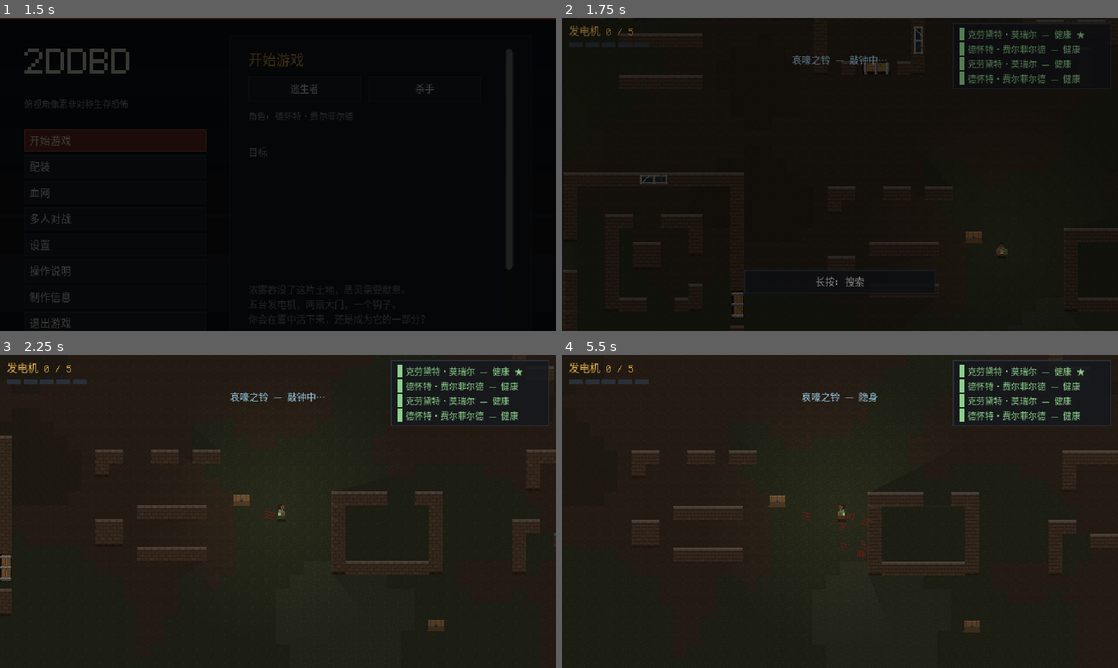
Above: before the commit, frames 1-4 (two rows, left to right).
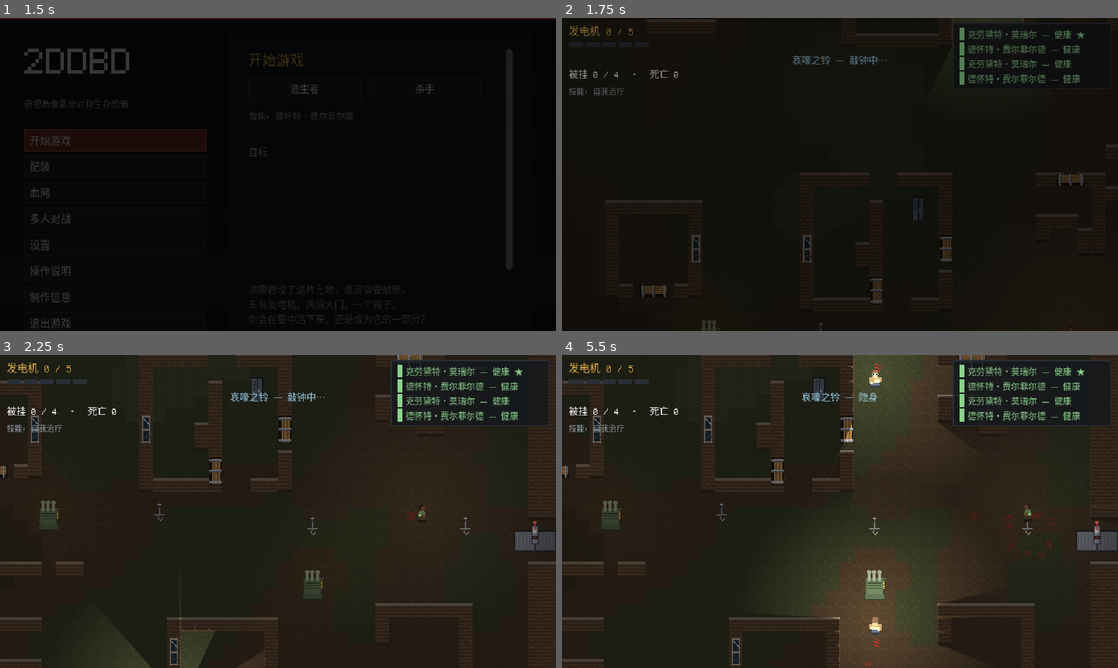
Above: after the commit, the same moments.

Repository: Developerprit/2DDBD
Game: Godot game, scene res://scenes/boot.tscn
Two runs of this game, one before a commit and one after it. Both use one fixed random seed, a clock stepped at 60 frames per second and the inputs below.
Inputs (mouse positions are in pixels of both pictures, inside the frame that each line leads up to):
- Up to frame 1 (1.5 s): click "开始游戏" at 0.5 s; click "开始游戏" at 1.25 s
- Up to frame 2 (1.75 s): no input
- Up to frame 3 (2.25 s): move the mouse to (400, 495) at 2.02 s; press the mouse at (400, 495) at 2.03 s; hold D (move_right) from 2.03 s (still down)
- Up to frame 4 (5.5 s): tap C (crouch) at 2.3, 2.85, 5.3 s; move the mouse to (728, 527) at 2.77 s; release D (move_right) at 2.78 s; release the mouse at (728, 527) at 2.78 s; hold S (move_down) 2.78-3.53 s; tap Space (interact) at 3.05 s; move the mouse to (895, 442) at 3.52 s; hold D (move_right) 3.53-4.28 s; hold Space (interact) 3.53-4.28 s; tap Shift (walk) at 3.8, 4.35 s; move the mouse to (812, 574) at 4.27 s; hold W (move_up) 4.28-5.03 s; click (812, 574) at 4.55 s; move the mouse to (1006, 558) at 5.02 s; press the mouse at (1006, 558) at 5.03 s; hold A (move_left) from 5.03 s (still down)

Frame 1 is identical in both runs. In frame 2, 2.4% of the frame differs, in the area x 0-100%, y 0-100%; in frame 3, 6.9%; in frame 4, 18%.

Commit message:
Fix 9 gameplay issues: repair pace, interaction prompts, corpse hide, hook HUD, perks, AI crouch, map layout, attack feel, blood lifetime
- Generators: GENERATOR_TIME 90->120s (slower solo repair, more total work)
- HUD: hooked/dead counters + perk list; prompts for skill check, struggle and locker exit
- Survivor: hide model on sacrifice/death; transient perk speed buffs tracked by expiry timestamp (fixes Sprint Burst / Adrenaline / Lithe being overwritten each frame)
- Survivor: interact branch to climb back out of a locker
- AI survivor: drop the random crouch shuffle
- Map: keep windows off the realm corners; top up outdoor pallets to the realm target (12/14/12/13/12 -> 16/18/16/17/16); widen dropped-pallet collider to close the gap
- Vault: snap the landing onto the nearest walkable tile on the FAR side (no more vaulting into walls)
- Killer: quick attack forward lean, rebuilt as a single if/else (the previous block had a duplicate else and would not parse)
- Blood: BLOOD_LIFETIME 25->12s

Verified with headless tests: vault/pallet/lunge/ai/wraith/kick/instinct/release all PASS, 5 realm dump-map checks PASS, 20s soak with 0 script errors; release exe rebuilt.

Diff:
--- a/src/actors/killer/killer.gd
+++ b/src/actors/killer/killer.gd
@@ -1056,15 +1056,23 @@
 				# Dash forward at 1.5x. Direction is where the killer is heading
 				# (or facing, if standing still) so the lunge follows the aim.
 				if _lunge_dir == Vector2.ZERO:
-					_lunge_dir = k.wish_dir if k.wish_dir.length() > 0.1 \
-							else Vector2(cos(k.facing_rad), sin(k.facing_rad))
+					_lunge_dir = k.wish_dir
+					if _lunge_dir.length() <= 0.1:
+						_lunge_dir = Vector2(cos(k.facing_rad), sin(k.facing_rad))
 				k.set_facing_from(_lunge_dir)
 				k.velocity = _lunge_dir * GameConfig.m(GameConfig.K_LUNGE)
 				k.move_and_slide()
 				k._post_move(delta)
 			else:
-				k.move_input = Vector2.ZERO
-				k.apply_movement(delta)
+				# A quick attack still carries a short forward lean so the swing has
+				# weight instead of feeling like a stationary arm-wave. The lunge
+				# (held button) is the big dash; this is just enough to sell contact.
+				var dir := k.wish_dir
+				if dir.length() <= 0.1:
+					dir = Vector2(cos(k.facing_rad), sin(k.facing_rad))
+				k.velocity = dir * GameConfig.m(GameConfig.K_RUN) * 0.22
+				k.move_and_slide()
+				k._post_move(delta)
 		else:
 			# Recover in place; no movement during the blade-wipe.
 			k.move_input = Vector2.ZERO
--- a/src/actors/survivor/survivor.gd
+++ b/src/actors/survivor/survivor.gd
@@ -45,6 +45,11 @@
 # --- perks / items ---------------------------------------------------------
 var perks: Array = []
 var perk_cooldowns: Dictionary = {}
+## Transient speed buffs (Sprint Burst / Adrenaline / Lithe) keep their multiplier
+## here with an expiry timestamp instead of being granted by a one-shot timer that
+## _apply_passive_perks() would overwrite on the very next frame.
+var _perk_speed_mult := 1.0
+var _perk_speed_expire := 0
 var item_kind := ""
 var item_charges := 0.0
 var item_addons: Array = []
@@ -185,7 +190,7 @@
 	var mc := MatchController.instance
 	if mc != null:
 		var cell := mc.nearest_open_cell(Utils.tile_of(end_pos))
-		if cell.x >= 0 and Utils.tile_center(cell).distance_to(end_pos) <= GameConfig.TILE * 3.0:
+		if cell.x >= 0 and Utils.tile_center(cell).distance_to(end_pos) <= GameConfig.TILE * 3.5:
 			var fixed := Utils.tile_center(cell)
 			var forward := end_pos - global_position
 			if forward.length() < 1.0 \
@@ -202,8 +207,12 @@
 		var grade := skill.press()
 		_resolve_skill_check(grade)
 		return
-	if machine.current_name == "hooked":
-		pass
+	if machine.current_name == "locker":
+		# Pressing interact while hidden climbs back out of the locker. Without
+		# this branch a survivor could enter a locker but never leave it.
+		if hidden_locker != null and is_instance_valid(hidden_locker):
+			hidden_locker.on_interact_start(self)
+		return
 	if machine.current_name == "move":
 		_try_start_interaction()
 
@@ -727,22 +736,25 @@
 
 
 func _apply_passive_perks(delta: float) -> void:
-	# Urban Evasion: crouch faster.
+	# Transient speed buffs (Sprint Burst / Adrenaline / Lithe) now persist for
+	# their full duration. Previously this function reset speed_scale to 1.0 every
+	# frame, so a buff granted by a one-shot timer was overwritten before the next
+	# frame and the survivor never actually sped up.
+	var spd := 1.0
+	if Time.get_ticks_msec() < _perk_speed_expire:
+		spd = _perk_speed_mult
+	# Urban Evasion: faster crouch-walking (stacks with any transient buff).
 	if perk_mods.has("crouch_mult") and gait == Enums.Gait.CROUCH:
-		speed_scale = float(perk_mods["crouch_mult"])
-	else:
-		speed_scale = 1.0
-	# Resilience: faster interactions while injured.
-	if perk_mods.has("interact_mult") and health != Enums.Health.HEALTHY:
-		pass
+		spd *= float(perk_mods["crouch_mult"])
+	speed_scale = spd
+
 	# Adrenaline fires once when the last generator is done.
 	if perk_mods.has("instant_heal") and MatchController.instance != null \
 			and MatchController.instance.exit_powered and not perk_cooldowns.has("adrenaline_used"):
 		perk_cooldowns["adrenaline_used"] = 1.0
 		heal(1.0)
-		speed_scale = float(perk_mods.get("speed_mult", 1.5))
-		get_tree().create_timer(float(perk_mods.get("duration", 5.0))).timeout.connect(
-				func() -> void: speed_scale = 1.0)
+		_grant_perk_speed(float(perk_mods.get("speed_mult", 1.5)),
+				float(perk_mods.get("duration", 5.0)))
 	# Spine Chill / Whispers style proximity warning.
 	var k := _nearest_killer()
 	if k != null:
@@ -754,9 +766,20 @@
 		_spine_chill = false
 
 
+## Grants a transient movement-speed multiplier that lasts `seconds` instead of a
+## single frame. Expiry is tracked by timestamp so _apply_passive_perks() can keep
+## re-applying it every frame until it lapses.
+func _grant_perk_speed(mult: float, seconds: float) -> void:
+	_perk_speed_mult = mult
+	_perk_speed_expire = Time.get_ticks_msec() + int(seconds * 1000.0)
+
+
 func notify_vaulted(_w: WindowVault) -> void:
-	if perk_mods.has("speed_mult") and str(perk_mods.get("source", "")) != "sprint":
-		pass
+	# Lithe: a fast vault grants a short speed burst on a cooldown.
+	if perk_mods.has("lithe_speed") and not perk_cooldowns.has("lithe_cd"):
+		perk_cooldowns["lithe_cd"] = float(perk_mods.get("lithe_cd", 40.0))
+		_grant_perk_speed(float(perk_mods["lithe_speed"]),
+				float(perk_mods.get("lithe_time", 3.0)))
 
 
 func on_enter_locker(l: Locker) -> void:
@@ -791,11 +814,10 @@
 			in_chase = true
 			SaveData.add_bloodpoints("survival", 100)
 			EventBus.chase_started.emit(survivor_id)
-			if perk_mods.has("speed_mult") and not perk_cooldowns.has("sprint_burst"):
+		if perk_mods.has("speed_mult") and not perk_cooldowns.has("sprint_burst"):
 				perk_cooldowns["sprint_burst"] = float(perk_mods.get("cooldown", 40.0))
-				speed_scale = float(perk_mods["speed_mult"])
-				get_tree().create_timer(float(perk_mods.get("duration", 3.0))).timeout.connect(
-						func() -> void: speed_scale = 1.0)
+				_grant_perk_speed(float(perk_mods["speed_mult"]),
+						float(perk_mods.get("duration", 3.0)))
 	elif in_chase:
 		chase_timer -= delta
 		if chase_timer <= 0.0:
@@ -1120,8 +1142,10 @@
 		s.collision_layer = 0
 		s.collision_mask = 0
 		s.play_anim("dead")
+		# A sacrificed survivor leaves no body on the map: hide the model entirely
+		# so the killer (and the camera) is not left staring at a frozen corpse.
 		if s.sprite != null:
-			s.sprite.modulate = Color(0.55, 0.5, 0.55, 0.7)
+			s.sprite.visible = false
 
 	func physics(_delta: float) -> void:
 		pass
--- a/src/ai/survivor_brain.gd
+++ b/src/ai/survivor_brain.gd
@@ -610,15 +610,16 @@
 			sep += (s.global_position - other.global_position) / d
 	s.move_input = (dir + sep * 0.6).normalized()
 
-	# Gait: sprint unless we want to be quiet near the killer.
+	# Gait: run by default; drop to a walk only when we are deliberately trying
+	# to stay quiet near the killer. The old code rolled for a random CROUCH every
+	# repath (0.9 s), which made bots squat and stand for no reason -- crouch is now
+	# a real stealth choice the bot makes, not a dice roll.
 	var k := _killer()
 	var quiet := k != null and s.global_position.distance_to(k.global_position) < GameConfig.TILE * 18.0
-	if quiet and goal_kind != "flee":
-		s.gait = Enums.Gait.CROUCH if randf() < 0.4 else Enums.Gait.WALK
+	if goal_kind == "flee" or not quiet:
+		s.gait = Enums.Gait.RUN
 	else:
-		s.gait = Enums.Gait.RUN
-	if goal_kind == "flee":
-		s.gait = Enums.Gait.RUN
+		s.gait = Enums.Gait.WALK
 
 
 ## Vaults a window or dropped pallet that is directly between the survivor and
--- a/src/autoload/game_config.gd
+++ b/src/autoload/game_config.gd
@@ -37,7 +37,7 @@
 const K_LUNGE_RECOVER := 1.0
 const K_WINDOW_VAULT_TIME := 1.5
 const K_PALLET_BREAK_TIME := 2.6
-const K_ATTACK_WINDUP := 0.35
+const K_ATTACK_WINDUP := 0.30
 const K_ATTACK_COOLDOWN_TIME := 3.0
 ## 2.9 m to the survivor's centre. Measured against the 4.5 px survivor hitbox,
 ## 2.2 m made every swing fall visibly short -- "attack range is impossible to
@@ -74,7 +74,7 @@
 # Objectives
 # ---------------------------------------------------------------------------
 const GENERATORS_TOTAL := 5
-const GENERATOR_TIME := 80.0
+const GENERATOR_TIME := 120.0  ## seconds of solo repair; longer = slower fill + more total work
 const GENERATOR_COOP_PENALTY := 0.15   ## each extra repairer costs 15% efficiency
 const EXIT_GATE_TIME := 20.0
 const EXIT_GATE_COUNT := 2
@@ -117,7 +117,7 @@
 const SCRATCH_MARK_LIFETIME := 10.0
 const SCRATCH_MARK_INTERVAL := 0.35
 const BLOOD_DROP_INTERVAL := 0.6
-const BLOOD_LIFETIME := 90.0
+const BLOOD_LIFETIME := 12.0   ## blood pools fade fast; user: still too long at 25s
 const CROUCH_PROFILE_SCALE := 0.45     ## how much smaller a crouching survivor looks
 
 # ---------------------------------------------------------------------------
--- a/src/autoload/locale.gd
+++ b/src/autoload/locale.gd
@@ -79,6 +79,9 @@
 	"hud.power": {"en": "Power", "zh": "力量"},
 	"hud.bloodlust": {"en": "Bloodlust", "zh": "杀戮欲望"},
 	"hud.heartbeat": {"en": "HEARTBEAT", "zh": "心跳"},
+	"hud.hooked": {"en": "HOOKED", "zh": "被挂"},
+	"hud.dead": {"en": "DEAD", "zh": "死亡"},
+	"hud.perks": {"en": "Perks", "zh": "技能"},
 	"unit.meters": {"en": "m", "zh": "米"},
 	"hud.item": {"en": "Item", "zh": "道具"},
 
@@ -109,9 +112,12 @@
 	"act.self_unhook": {"en": "Attempt Escape", "zh": "尝试挣脱"},
 	"act.struggle": {"en": "STRUGGLE", "zh": "挣扎"},
 	"act.wiggle": {"en": "WIGGLE", "zh": "扭动"},
+	"act.calibrate": {"en": "CALIBRATE", "zh": "校准"},
 	"act.use_item": {"en": "Use Item", "zh": "使用道具"},
 	"hint.hold": {"en": "Hold", "zh": "长按"},
-	"hint.press": {"en": "Press", "zh": "按"},
+	"hint.press": {"en": "Press [Interact]", "zh": "按 [互动]"},
+	"hint.mash": {"en": "Mash [Interact]", "zh": "连打 [互动]"},
+	"hint.exit_locker": {"en": "Press [Interact] to leave", "zh": "按 [互动] 离开柜子"},
 	"hint.no_target": {"en": "Nothing to interact with", "zh": "附近没有可交互的东西"},
 
 	# --- states / feedback ---------------------------------------------
--- a/src/data/maps.json
+++ b/src/data/maps.json
@@ -17,7 +17,7 @@
       "crate": 12,
       "barrel": 8
     },
-    "pallet_count": 12,
+    "pallet_count": 16,
     "window_count": 10,
     "locker_count": 7,
     "chest_count": 3,
@@ -58,7 +58,7 @@
       "pallet_prop": 8,
       "rock": 6
     },
-    "pallet_count": 14,
+    "pallet_count": 18,
     "window_count": 12,
     "locker_count": 6,
     "chest_count": 3,
@@ -99,7 +99,7 @@
       "crate": 10,
       "tree": 14
     },
-    "pallet_count": 12,
+    "pallet_count": 16,
     "window_count": 10,
     "locker_count": 5,
     "chest_count": 3,
@@ -140,7 +140,7 @@
       "crate": 8,
       "tree": 10
     },
-    "pallet_count": 13,
+    "pallet_count": 17,
     "window_count": 12,
     "locker_count": 6,
     "chest_count": 3,
@@ -181,7 +181,7 @@
       "crate": 10,
       "barrel": 8
     },
-    "pallet_count": 12,
+    "pallet_count": 16,
     "window_count": 11,
     "locker_count": 6,
     "chest_count": 3,
--- a/src/data/perks.json
+++ b/src/data/perks.json
@@ -61,7 +61,7 @@
     "name": {"en": "Lithe", "zh": "轻盈"},
     "desc": {"en": "After a fast vault, gain 150% speed for 3 s. 40 s cooldown.", "zh": "快速翻越后获得 150% 移速 3 秒。冷却 40 秒。"},
     "trigger": "ON_VAULT",
-    "mods": {"speed_mult": 1.5, "duration": 3.0, "cooldown": 40.0}
+    "mods": {"lithe_speed": 1.5, "lithe_time": 3.0, "lithe_cd": 40.0}
   },
   "resilience": {
     "id": "resilience",
--- a/src/interactables/pallet.gd
+++ b/src/interactables/pallet.gd
@@ -62,8 +62,9 @@
 		for c in body.get_children():
 			c.queue_free()
 	if state == State.DROPPED:
-		# Written in local space; the sprite rotation carries it.
-		add_blocker(Vector2.ZERO, Vector2(30, 14))
+		# Written in local space; the sprite rotation carries it. Sized to span the
+		# full tile so there is no visible gap a survivor could clip through.
+		add_blocker(Vector2.ZERO, Vector2(32, 16))
 	if sprite != null:
 		sprite.texture = _tex.get(state, _tex[State.STANDING])
 
--- a/src/interactables/window_vault.gd
+++ b/src/interactables/window_vault.gd
@@ -50,13 +50,25 @@
 ## backwards", which is exactly the bug that was reported.
 ##
 ## Crossing means ending up opposite the side you approached from, so the side term
-## is subtracted rather than added.
+## is subtracted rather than added. The raw point is then snapped to the nearest
+## walkable cell so a window backed by a wall (a common map edge case) cannot drop
+## the actor inside solid geometry.
 func landing_point(from_pos: Vector2) -> Vector2:
 	var normal := Vector2(-direction.y, direction.x)
 	var side := signf((from_pos - global_position).dot(normal))
 	if is_zero_approx(side):
 		side = 1.0
-	return global_position - normal * side * GameConfig.TILE * 2.6
+	var raw := global_position - normal * side * GameConfig.TILE * 2.6
+	var mc := MatchController.instance
+	if mc != null:
+		var cell := mc.nearest_open_cell(Utils.tile_of(raw))
+		if cell.x >= 0:
+			var fixed := Utils.tile_center(cell)
+			# Only accept the snap if it stays on the far side of the window; a
+			# cell back on the near side would silently turn the vault into a shove.
+			if (fixed - global_position).dot(raw - global_position) >= 0.0:
+				raw = fixed
+	return raw
 
 
 func on_interact_start(actor: Node) -> void:
--- a/src/map/map_generator.gd
+++ b/src/map/map_generator.gd
@@ -61,7 +61,7 @@
 const MIN_GENERATOR_DIST := 15.0
 const HOOK_COUNT := 12       ## the original uses 12; 25 was absurd
 const HOOK_MIN_DIST := 11.0
-const PALLET_MIN_DIST := 3.0
+const PALLET_MIN_DIST := 2.5
 
 ## How many floor variants the realm draws from. The tile atlas supplies six.
 const GROUND_VARIANTS := 6
@@ -147,7 +147,7 @@
 
 	# Top up with outdoor pallets if the realm came out short, using genuine
 	# pinch points (a wall stub with open floor on both sides).
-	var want_pallets := int(cfg.get("pallet_count", 12))
+	var want_pallets := int(cfg.get("pallet_count", 16))
 	_add_outdoor_pallets(grid, n, rng, result["pallets"], want_pallets)
 
 	result["hooks"] = _place_hooks(grid, n, rng, result["generators"])
@@ -661,6 +661,10 @@
 				ok = at(g, n, cell.x - 1, cell.y) == F_FLOOR \
 						and at(g, n, cell.x + 1, cell.y) == F_FLOOR
 		if not ok:
+			continue
+		# Keep windows off the realm's corners: a window carved into the very edge
+		# tile reads as a hole in the border wall and can strand a vault in geometry.
+		if cell.x <= 3 or cell.y <= 3 or cell.x >= n - 4 or cell.y >= n - 4:
 			continue
 		windows.append({"pos": Utils.tile_center(cell), "dir": axis})
 		made += 1
@@ -914,8 +918,11 @@
 	if spots.size() >= want:
 		return
 	var cands: Array = []
-	for y in range(5, n - 5):
-		for x in range(5, n - 5):
+	# Keep pallets off the realm's corners and away from the border wall: a board
+	# jammed into a corner reads as a decoration, not a loop, and a board that
+	# touches the border can seal a dead-end pocket.
+	for y in range(8, n - 8):
+		for x in range(8, n - 8):
 			# The pallet goes on a walkable tile that is pinched between walls, so
 			# dropping it actually seals a passage. `dir` is the pallet's span, which
 			# is the axis of the walls flanking it.
--- a/src/ui/hud.gd
+++ b/src/ui/hud.gd
@@ -29,6 +29,8 @@
 var map_overlay: Control
 var fps_label: Label
 var objective_hint: Label
+var hook_label: Label
+var perk_label: Label
 
 var _toasts: Array = []
 var _map_visible := false
@@ -135,6 +137,15 @@
 
 	objective_hint = UITheme.dim("", 9)
 	box.add_child(objective_hint)
+
+	hook_label = Label.new()
+	hook_label.text = "HOOKED 0 / 0"
+	hook_label.add_theme_font_size_override("font_size", 11)
+	hook_label.add_theme_color_override("font_color", UITheme.color("red"))
+	box.add_child(hook_label)
+
+	perk_label = UITheme.dim("", 9)
+	box.add_child(perk_label)
 
 
 func _build_top_right() -> void:
@@ -397,6 +408,8 @@
 	_sync_killer_panel()
 	_sync_heartbeat(delta)
 	_sync_map()
+	_sync_hooks()
+	_sync_perks()
 	if fps_label != null and GameConfig.show_fps:
 		fps_label.text = "%d fps" % int(Engine.get_frames_per_second())
 
@@ -499,6 +512,13 @@
 	if sv == null:
 		prompt_box.visible = false
 		return
+	# A live skill check (calibration) takes priority: tell the player which key to
+	# press. The dial already shows the band, this adds the missing key hint.
+	if sv.skill.active:
+		prompt_box.visible = true
+		prompt_label.text = "%s  %s" % [Locale.t("act.calibrate"), Locale.t("hint.press")]
+		prompt_bar.visible = false
+		return
 	var text := ""
 	var ratio := 0.0
 	var show_bar := false
@@ -509,11 +529,14 @@
 			# stage 1 is a rescue window, stage 2 is a fight, and a third is final.
 			var nth := "%d/3" % mini(sv.hook_count, 3)
 			if sv.hook_stage == 2:
-				text = "%s   %s" % [Locale.t("act.struggle"), nth]
+				text = "%s  %s  %s" % [Locale.t("act.struggle"), nth, Locale.t("hint.mash")]
 				show_bar = true
 			else:
-				text = "%s   %s" % [Locale.t("act.self_unhook"), nth]
+				text = "%s  %s  %s" % [Locale.t("act.self_unhook"), nth, Locale.t("hint.press")]
 			ratio = clampf(sv.struggle_value, 0.0, 1.0)
+		"locker":
+			text = Locale.t("hint.exit_locker")
+			show_bar = false
 		"carried":
 			text = Locale.t("act.wiggle")
 			ratio = clampf(sv.wiggle, 0.0, 1.0)
@@ -528,7 +551,7 @@
 			text = Locale.t("act.escape_trap")
 		_:
 			if sv.interact_target != null and is_instance_valid(sv.interact_target):
-				text = "%s: %s" % [Locale.t("hint.hold"), sv.interact_target.prompt(sv)]
+				text = "%s: %s" % [Locale.t("hint.press"), sv.interact_target.prompt(sv)]
 	if text == "" and mc != null and mc.player_role == Enums.Team.KILLER:
 		var k := mc.local_actor as Killer
 		if k != null:
@@ -546,6 +569,46 @@
 		prompt_bar.visible = show_bar
 		if show_bar:
 			prompt_bar.value = ratio * 100.0
+
+
+func _sync_hooks() -> void:
+	if mc == null or hook_label == null:
+		return
+	if mc.player_role != Enums.Team.SURVIVOR:
+		hook_label.visible = false
+		return
+	hook_label.visible = true
+	var hooked := 0
+	var dead := 0
+	var total := mc.survivors.size()
+	for sv in mc.survivors:
+		if not is_instance_valid(sv):
+			continue
+		if sv.health == Enums.Health.HOOKED:
+			hooked += 1
+		elif sv.health == Enums.Health.DEAD:
+			dead += 1
+	hook_label.text = "%s %d / %d  ·  %s %d" % [Locale.t("hud.hooked"),
+			hooked, total, Locale.t("hud.dead"), dead]
+
+
+func _sync_perks() -> void:
+	if mc == null or perk_label == null:
+		return
+	var a = mc.local_actor
+	if a == null or not is_instance_valid(a) or not ("perks" in a):
+		perk_label.visible = false
+		return
+	var names := []
+	for pid in a.perks:
+		var p: Dictionary = GameConfig.perks.get(pid, {})
+		if p.is_empty():
+			continue
+		var nm: Dictionary = p.get("name", {})
+		names.append(str(nm.get("zh", pid)))
+	perk_label.visible = names.size() > 0
+	if names.size() > 0:
+		perk_label.text = "%s: %s" % [Locale.t("hud.perks"), " · ".join(names)]
 
 
 func _sync_dial() -> void:
Not shown, changed: .gitignore
